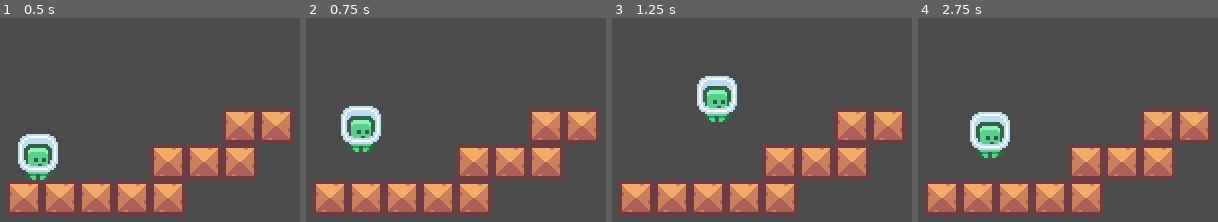
Above: before the commit, frames 1-4 (left to right).
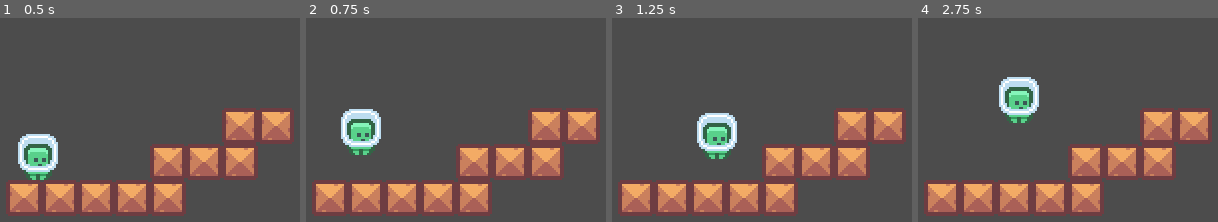
Above: after the commit, the same moments.

Repository: zmtprofile/Godot_Pixel_Platformer
Game: Godot game, scene res://WorldScenes/World.tscn
Two runs of this game, one before a commit and one after it. Both use one fixed random seed, a clock stepped at 60 frames per second and the inputs below.
Inputs:
- Up to frame 1 (0.5 s): no input
- Up to frame 2 (0.75 s): tap Enter at 0.5 s; hold Right (ui_right) from 0.53 s (still down); tap Up (ui_up) at 0.6 s
- Up to frame 3 (1.25 s): keep holding Right (ui_right); tap Up (ui_up) at 0.77, 1.07 s
- Up to frame 4 (2.75 s): tap Up (ui_up) at 1.35, 1.52, 1.82, 2.1 s; release Right (ui_right) at 2.03 s; hold Left (ui_left) from 2.03 s (still down)

Frame 1 is identical in both runs. In frame 2, 1.6% of the frame differs, in the area x 11-25%, y 43-68%; in frame 3, 4.7%; in frame 4, 5.1%, in the area x 17-41%, y 28-69%.

Commit message:
added velocity change when release up button

Diff:
--- a/Player.gd
+++ b/Player.gd
@@ -15,8 +15,12 @@
 	else:
 		apply_acceleration(input.x)
 
-	if is_on_floor() and Input.is_action_just_pressed("ui_up"):
-		velocity.y = -120
+	if is_on_floor():
+		if Input.is_action_just_pressed("ui_up"):
+			velocity.y = -130
+	else:
+		if Input.is_action_just_released("ui_up") and velocity.y < -70:
+			velocity.y = -70
 
 	velocity = move_and_slide(velocity, Vector2.UP)
 
